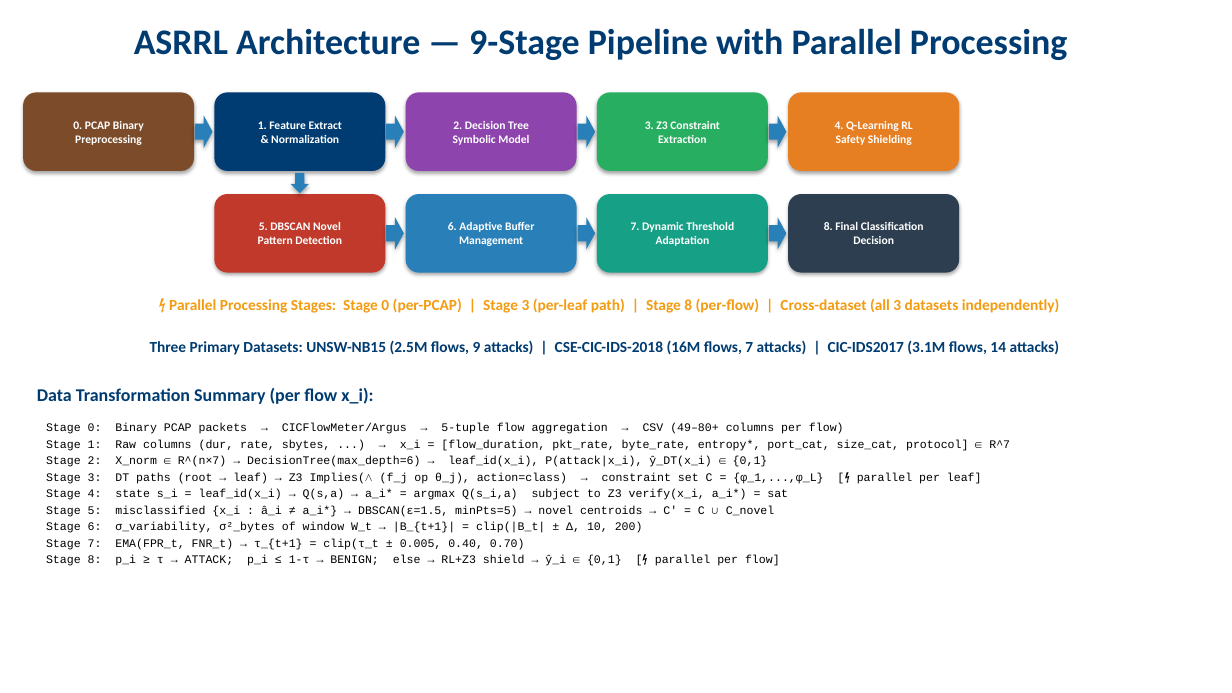
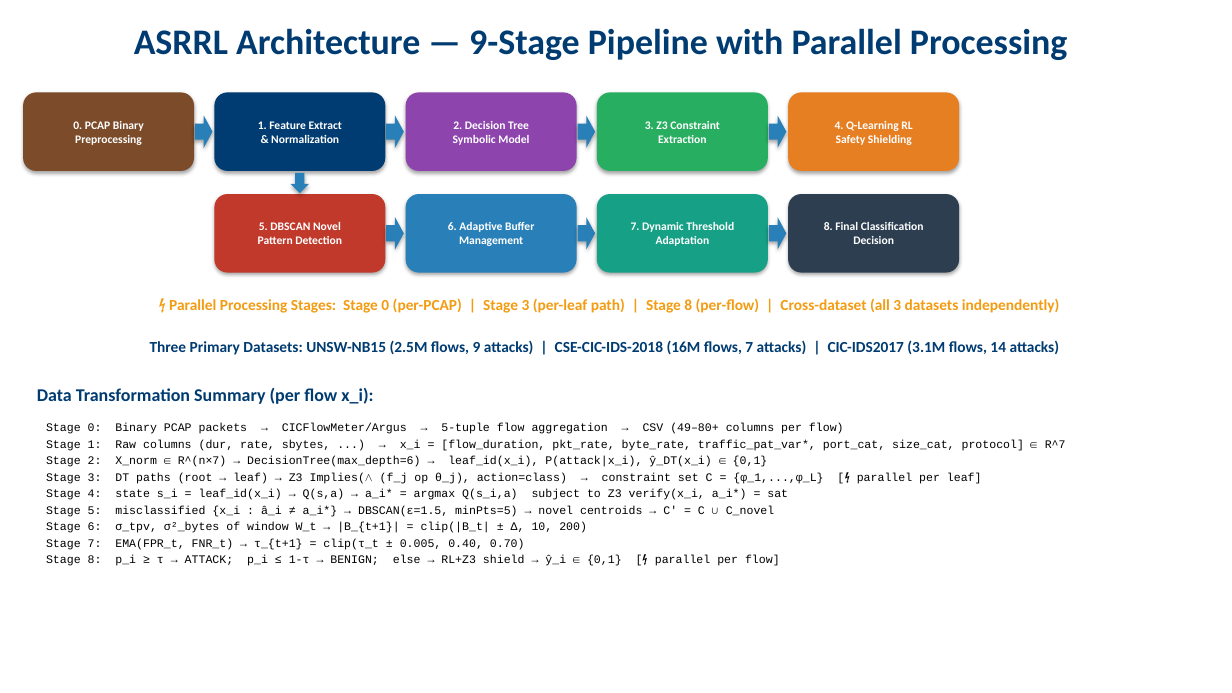
Before and after one commit to pcy12345/adaptive-ids-asrrl, a slide deck: slide 2 of ASRRL_Methodology.pptx. Drawn at 1232x693 pixels with LibreOffice and Linux fonts; fonts in the diff are those of the drawing. Boxes give left, top, right and bottom in pixels: in the first picture for what was removed or moved away, otherwise in the second. Text is boxed around its words. In the diff, an @@ line names an element or a change of style, - is before the commit and + after.

```diff
--- a/ASRRL_Methodology.pptx
+++ b/ASRRL_Methodology.pptx
@@ text at (x1=115, y1=440, x2=1066, y2=451): text changed @@
-Stage 1: Raw columns (dur, rate, sbytes, ...) → x_i = [flow_duration, pkt_rate, byte_rate, entropy*, port_cat, size_cat, protocol] ∈ R^7
+Stage 1: Raw columns (dur, rate, sbytes, ...) → x_i = [flow_duration, pkt_rate, byte_rate, traffic_pat_var*, port_cat, size_cat, protocol] ∈ R^7
@@ text at (x1=115, y1=522, x2=587, y2=533): text changed @@
-Stage 6: σ_variability, σ²_bytes of window W_t → |B_{t+1}| = clip(|B_t| ± Δ, 10, 200)
+Stage 6: σ_tpv, σ²_bytes of window W_t → |B_{t+1}| = clip(|B_t| ± Δ, 10, 200)
```
Also in this commit, not shown: 3 other slides changed, 11 other files.
